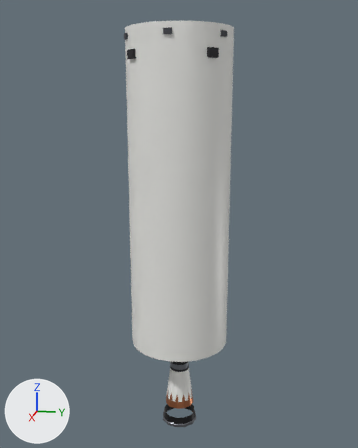
Two versions of the glTF model assets/rockets/atlantean-v-551/upper.mid.glb, one commit apart.
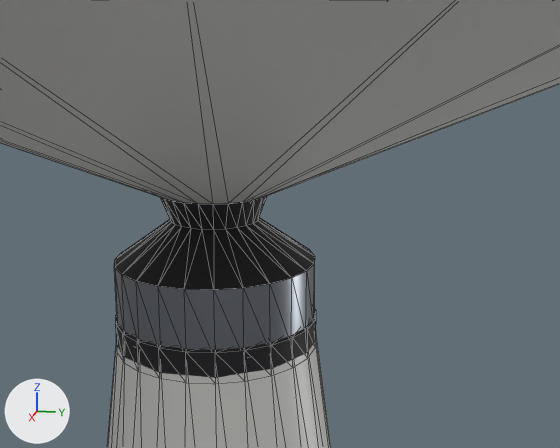
Each version is shown whole from a camera (50 mm lens) standing at (14.6, 2.9, 10.41) and looking at (-0.13, -0.04, 6.73), then close up from a camera (50 mm lens) standing at (2.16, 0.63, 2.78) and looking at (-0.04, 0.19, 2.22). The lights are fixed; the arrows at lower left show +X, +Y and +Z. The last two pictures show the newer version. The close-ups show mesh edges as thin lines. Where no turn or scale is listed for an object, it has been applied to the vertices. Vertices at exactly the same position are counted once.

In view in the first close-up: 'upper.dark', 'upper.hull', 'upper.metal'.
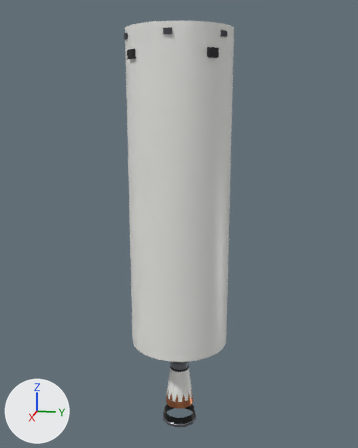
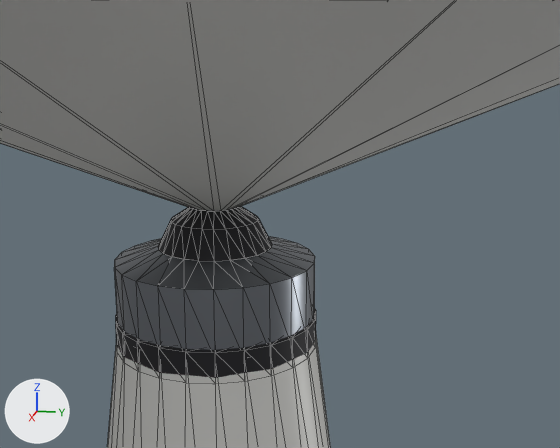
Where the newer file only moved an object's origin or applied its transform, the numbers keep the older frame.

What differs and where, as boxes (x1, y1, x2, y2) in the close-ups (560 x 448 px; the box of a moved part takes in the faces that stretch with it):
'upper.metal', reshaped: before (114, 262, 315, 350); after (114, 236, 315, 350)
'upper.dark', reshaped: before (114, 196, 316, 378); after (116, 206, 316, 378)
part 1 of me_upper_dark, moved or reshaped: before (114, 196, 315, 290); after (158, 206, 272, 261)
part 2 of me_upper_metal, added: after (114, 236, 315, 290)

What changed in the scene script:
```text
Change me_upper_dark:
    where me_upper_dark.from_pydata(...)  # 250 vertices, 408 faces; spans x -1.58..1.58, y -1.42..1.42, z -5.2..5.2
    used by ob_upper_dark; location = (0.0, 0.0, 7.036)
    me_upper_dark part 1: 71 of 250 vertices moved; they spanned x -0.3..0.3, y -0.3..0.3, z -4.92..-4.72 and now span x -0.17..0.17, y -0.17..0.17, z -4.88..-4.76; mean shift (0.0, 0.0, 0.0); largest move (0.0, -0.16, -4.72) -> (0.02, 0.07, -4.76)
Change me_upper_metal:
    used by ob_upper_metal; location = (0.0, 0.0, 1.056)
    remove me_upper_metal.from_pydata(...)  # 133 vertices, 180 faces; spans x -0.57..0.57, y -0.57..0.57, z -1.08..1.08
    add me_upper_metal.from_pydata(...)  # 157 vertices, 228 faces; spans x -0.57..0.57, y -0.57..0.57, z -1.08..1.1
    me_upper_metal part 2
    24 vertices are added at x -0.17..0.17, y -0.17..0.17, z 1.1
    48 new faces join them
```
